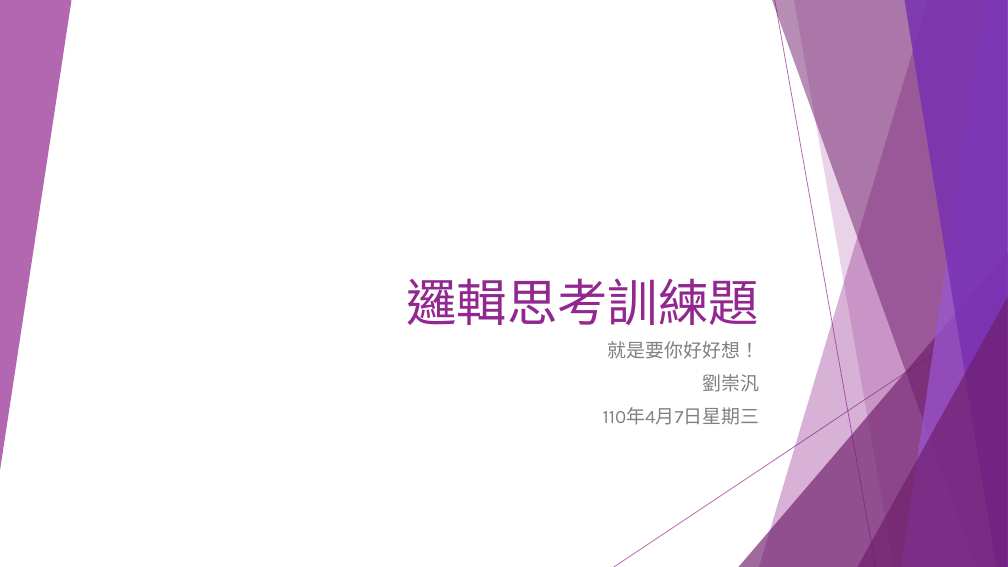
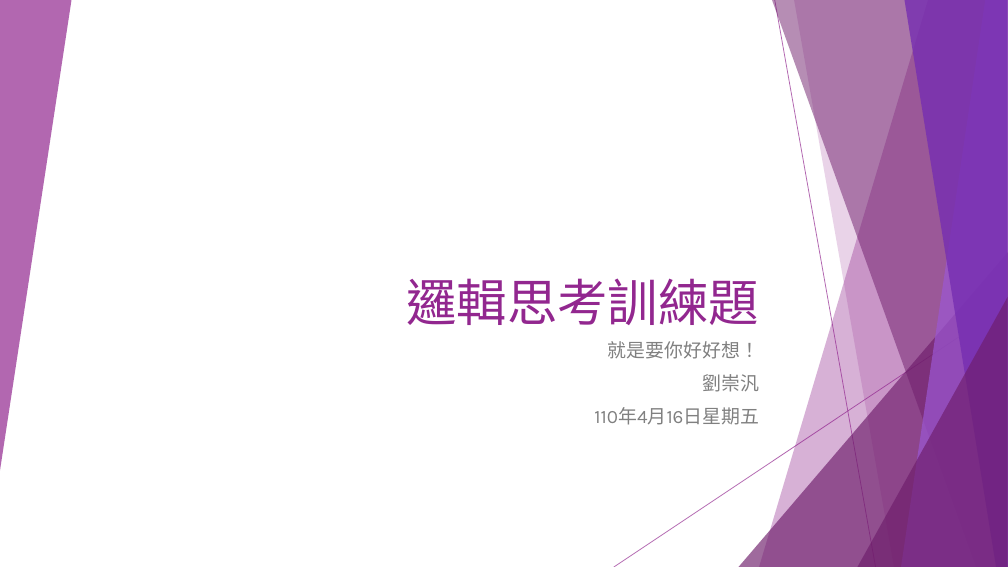
Before and after one commit to liulawsi/My_PPTs, a slide deck: slide 1 of LCC/Python/A1_邏輯思考訓練題.pptx. Drawn at 1008x567 pixels with LibreOffice and Linux fonts; fonts in the diff are those of the drawing. Boxes give left, top, right and bottom in pixels: in the first picture for what was removed or moved away, otherwise in the second. Text is boxed around its words. In the diff, an @@ line names an element or a change of style, - is before the commit and + after.

```diff
--- a/LCC/Python/A1_邏輯思考訓練題.pptx
+++ b/LCC/Python/A1_邏輯思考訓練題.pptx
@@ subtitle at <box>594,407,759,425</box>: text changed @@
-110年4月7日星期三
+110年4月16日星期五
```
Also in this commit, not shown: 4 other slides changed, 2 slides removed.
